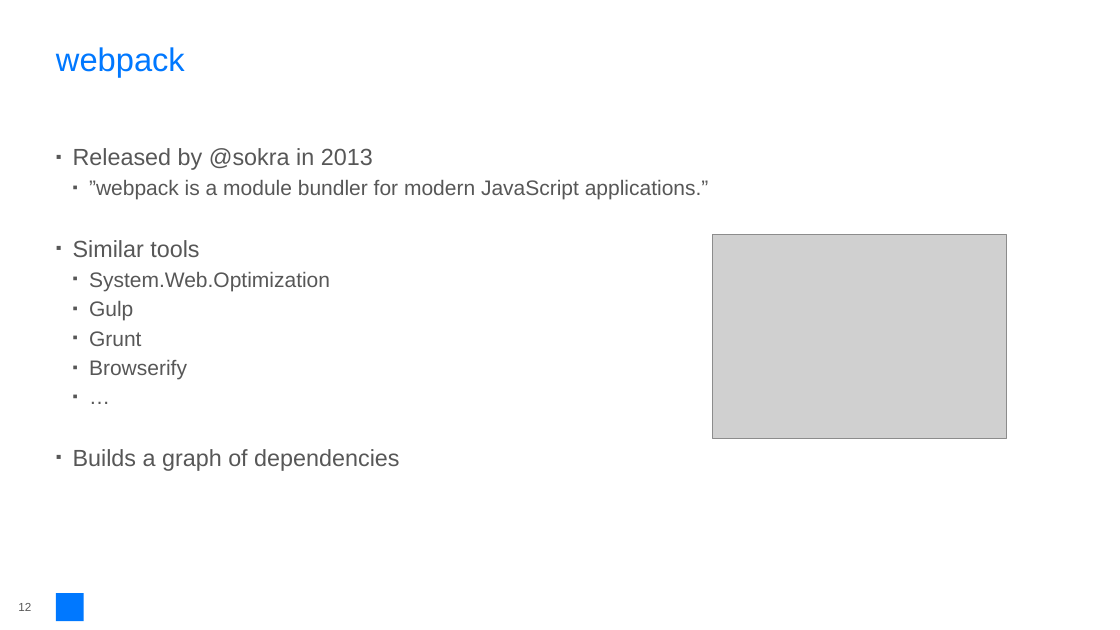
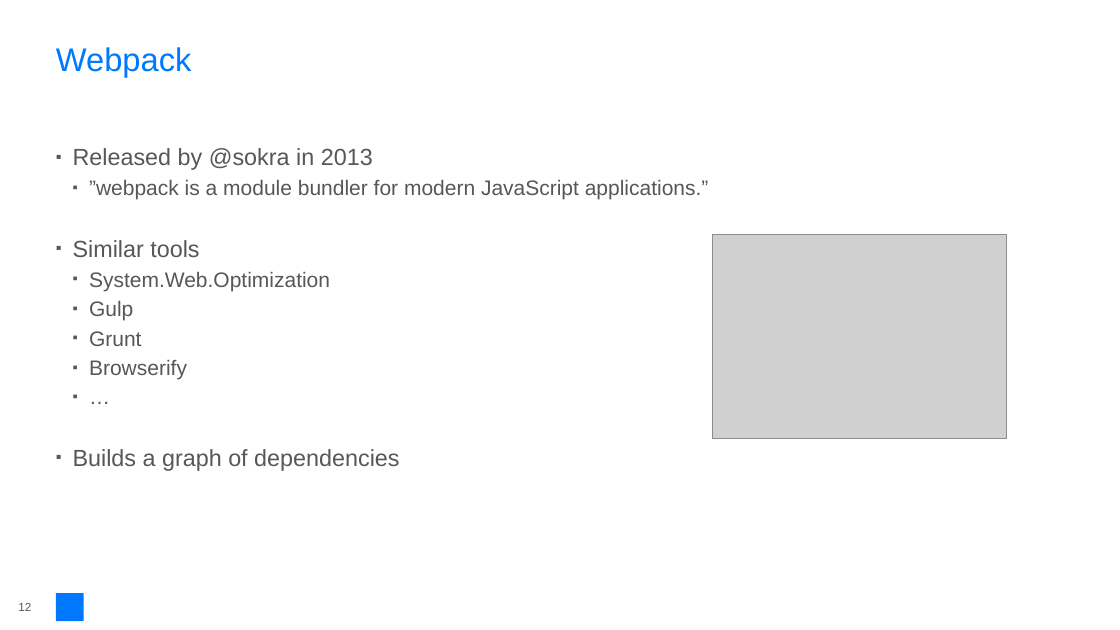
Before and after one commit to rasmuskl/react-webpack-typescript, a slide deck: slide 12 of _notes/Presentation.pptx. Drawn at 1120x630 pixels with LibreOffice and Linux fonts; fonts in the diff are those of the drawing; grey boxes stand for pictures; background and template pictures are left out. Boxes give left, top, right and bottom in pixels: in the first picture for what was removed or moved away, otherwise in the second. Text is boxed around its words. In the diff, an @@ line names an element or a change of style, - is before the commit and + after.

Commit message:
Adjusted webpack demo.

```diff
--- a/_notes/Presentation.pptx
+++ b/_notes/Presentation.pptx
@@ title at [56,47,191,77]: text changed @@
-webpack
+Webpack
```
Also in this commit, not shown: 3 slides added, 10 other files.
